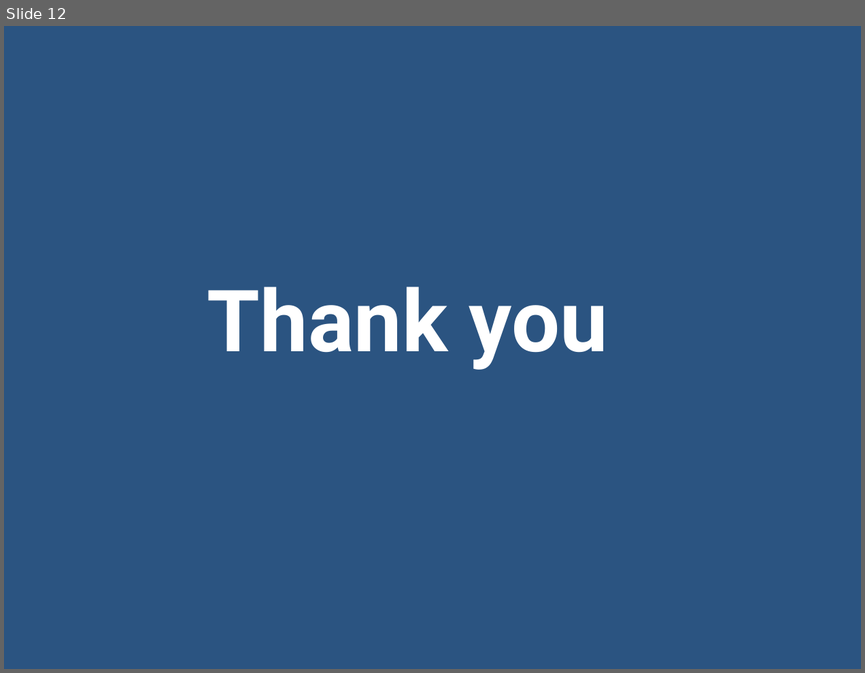
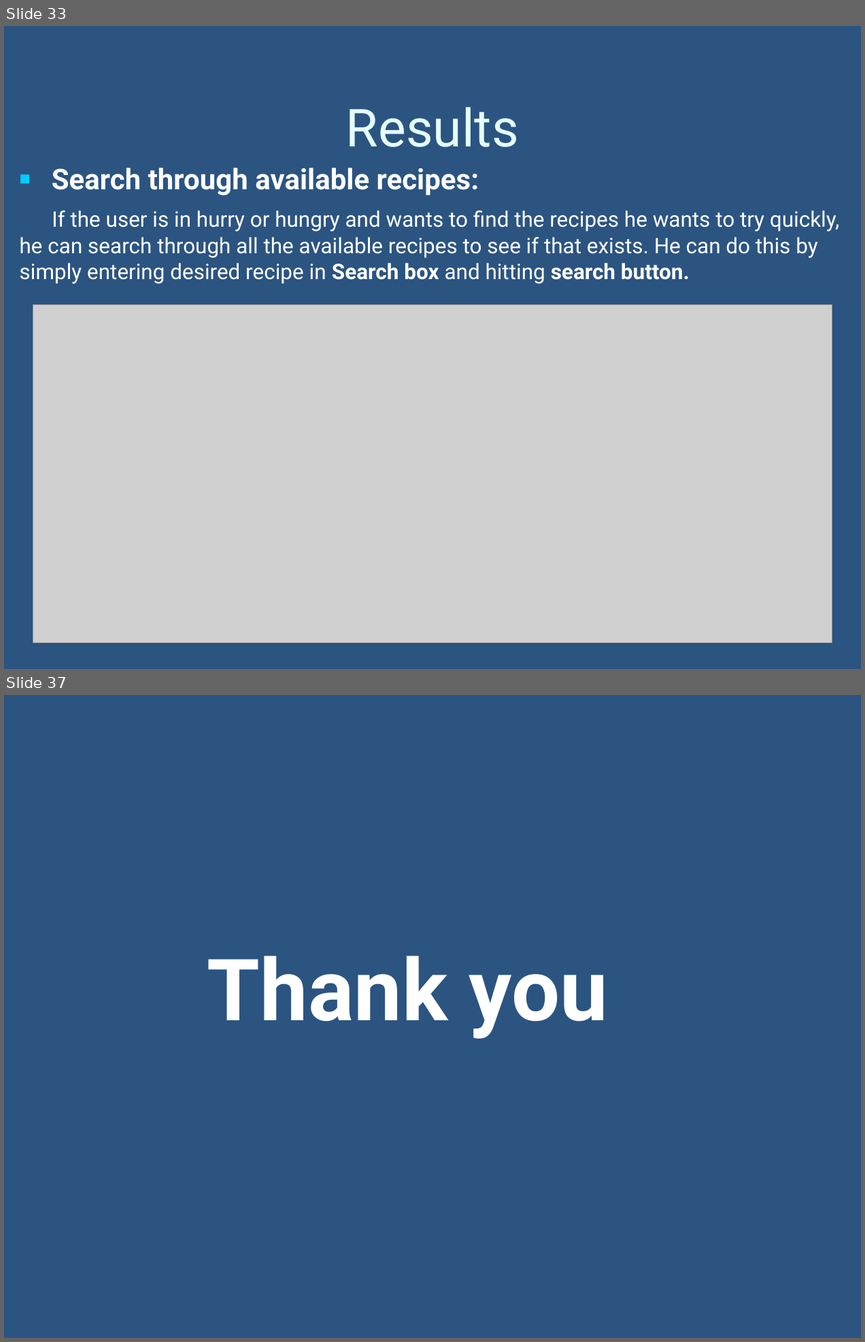
Before and after one commit to bc220403459/food_waste_management_system, a slide deck: documentation/2_FinalPresentation.pptx. Shown one above the other, each under a label of ours: slide 12 before the commit, slides 33 and 37 after it; the slides between them are not shown. The pictures are 865x673 and 865x1342 pixels, drawn with LibreOffice and Linux fonts; fonts in the diff are those of the drawing; grey boxes stand for pictures; background and template pictures are left out. Boxes give left, top, right and bottom in pixels: in the first picture for what was removed or moved away, otherwise in the second. Text is boxed around its words. In the diff, an @@ line names an element or a change of style, - is before the commit and + after.

```diff
--- a/documentation/2_FinalPresentation.pptx
+++ b/documentation/2_FinalPresentation.pptx
@@ slide 33 added at <box>4,26,861,669</box>, background picture (left out) @@
@@ title added at <box>346,107,519,147</box>, 44 pt, text #E5FFFF @@
+Results
@@ text added at <box>20,167,839,284</box>, 18 pt, text #FFFFFF @@
+■ Search through available recipes:
+If the user is in hurry or hungry and wants to find the recipes he wants to try quickly, he can search through all the available recipes to see if that exists. He can do this by simply entering desired recipe in Search box and hitting search button.
@@ picture added at <box>33,305,832,642</box> @@
@@ what was slide 12 is now slide 37 @@
```
Also in this commit, not shown: 8 slides changed, 26 other slides added, 2 slides removed, 5 other files.
